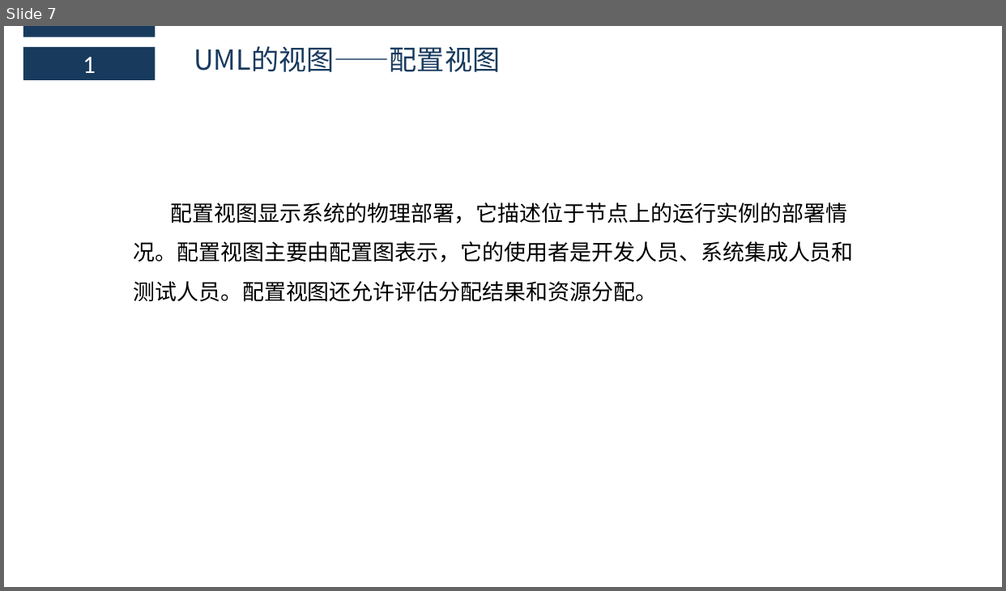
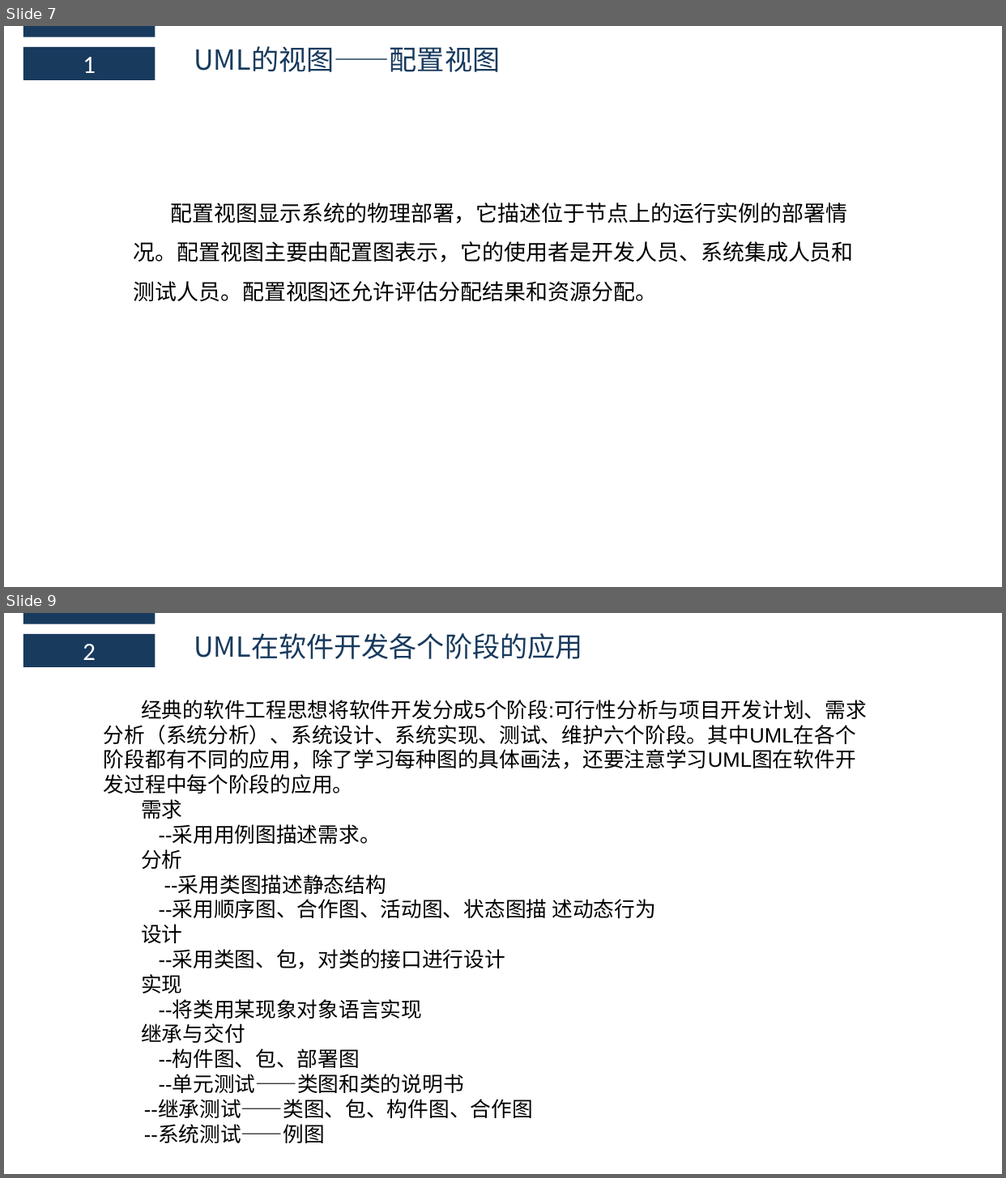
Before and after one commit to boboHh/AssistantTeaching, a slide deck: 非受控文档/03-蔡峰/PRD2018-G11-UML视图及系统开发阶段部分.pptx. Shown one above the other, each under a label of ours: slide 7 before the commit, slides 7 and 9 after it; the slides between them are not shown. The pictures are 1006x591 and 1006x1178 pixels, drawn with LibreOffice and Linux fonts; fonts in the diff are those of the drawing. Boxes give left, top, right and bottom in pixels: in the first picture for what was removed or moved away, otherwise in the second. Text is boxed around its words. In the diff, an @@ line names an element or a change of style, - is before the commit and + after.

```diff
--- a/非受控文档/03-蔡峰/PRD2018-G11-UML视图及系统开发阶段部分.pptx
+++ b/非受控文档/03-蔡峰/PRD2018-G11-UML视图及系统开发阶段部分.pptx
@@ slide 9 added at box(4, 613, 1002, 1174), background #FFFFFF @@
@@ rectangle added at box(23, 613, 155, 624), fill #183A5D @@
@@ rectangle added at box(23, 634, 155, 667), fill #183A5D, 24 pt, text #FFFFFF @@
+2
@@ text added at box(194, 633, 583, 659), 26.6 pt, text #183A5D @@
+UML在软件开发各个阶段的应用
@@ text added at box(104, 700, 867, 1144), 20 pt, text #000000 @@
+经典的软件工程思想将软件开发分成5个阶段:可行性分析与项目开发计划、需求分析（系统分析）、系统设计、系统实现、测试、维护六个阶段。其中UML在各个阶段都有不同的应用，除了学习每种图的具体画法，还要注意学习UML图在软件开发过程中每个阶段的应用。
+需求
+--采用用例图描述需求。
+分析
+--采用类图描述静态结构
+--采用顺序图、合作图、活动图、状态图描 述动态行为
+设计
+--采用类图、包，对类的接口进行设计
+实现
+--将类用某现象对象语言实现
+继承与交付
+--构件图、包、部署图
+--单元测试——类图和类的说明书
+--继承测试——类图、包、构件图、合作图
+--系统测试——例图
```
Also in this commit, not shown: 1 slide changed, 1 other slide added.
